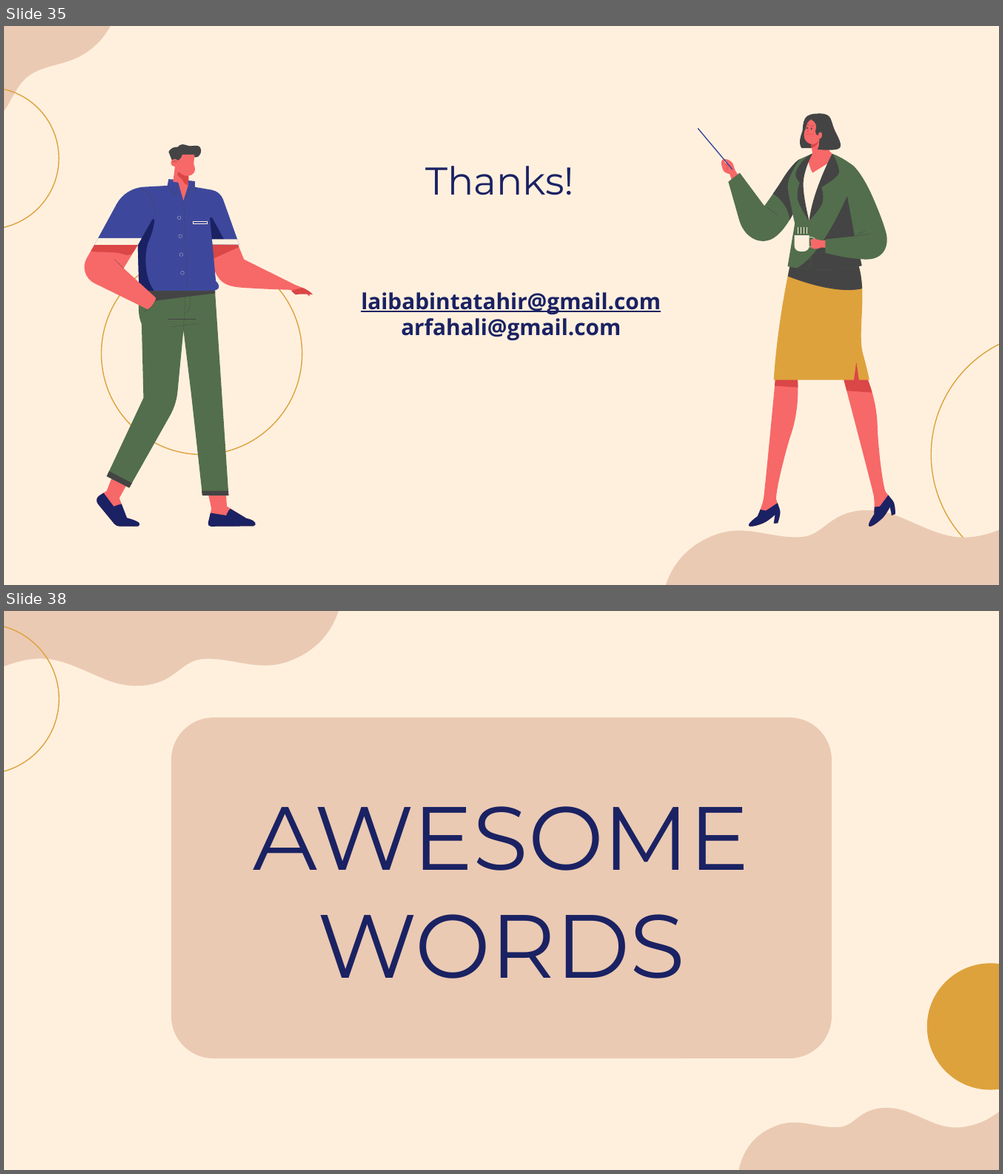
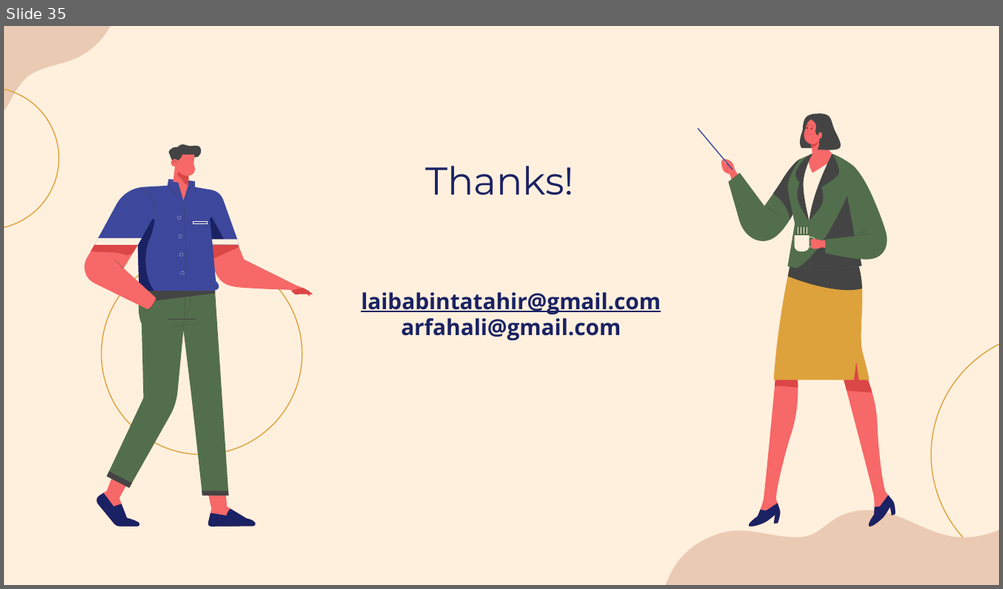
Before and after one commit to laibabintatahir/SRS-HMS, a slide deck: SRS_Presentation.pptx. Shown one above the other, each under a label of ours: slides 35 and 38 before the commit, slide 35 after it; the slides between them are not shown. The pictures are 1003x1174 and 1003x589 pixels, drawn with LibreOffice and Linux fonts; fonts in the diff are those of the drawing. Boxes give left, top, right and bottom in pixels: in the first picture for what was removed or moved away, otherwise in the second. Text is boxed around its words. In the diff, an @@ line names an element or a change of style, - is before the commit and + after.

```diff
--- a/SRS_Presentation.pptx
+++ b/SRS_Presentation.pptx
@@ slide 38 removed at <box>4,611,999,1170</box>, background #FFF0DE @@
@@ freeform shape removed at <box>4,611,338,686</box> @@
@@ ellipse removed at <box>4,624,59,774</box> @@
@@ rounded rectangle removed at <box>171,718,831,1059</box> @@
@@ title removed at <box>253,806,749,979</box> @@
-AWESOME WORDS
@@ freeform shape removed at <box>926,963,999,1091</box> @@
@@ freeform shape removed at <box>739,1108,999,1170</box> @@
```
Also in this commit, not shown: 20 other slides removed.
